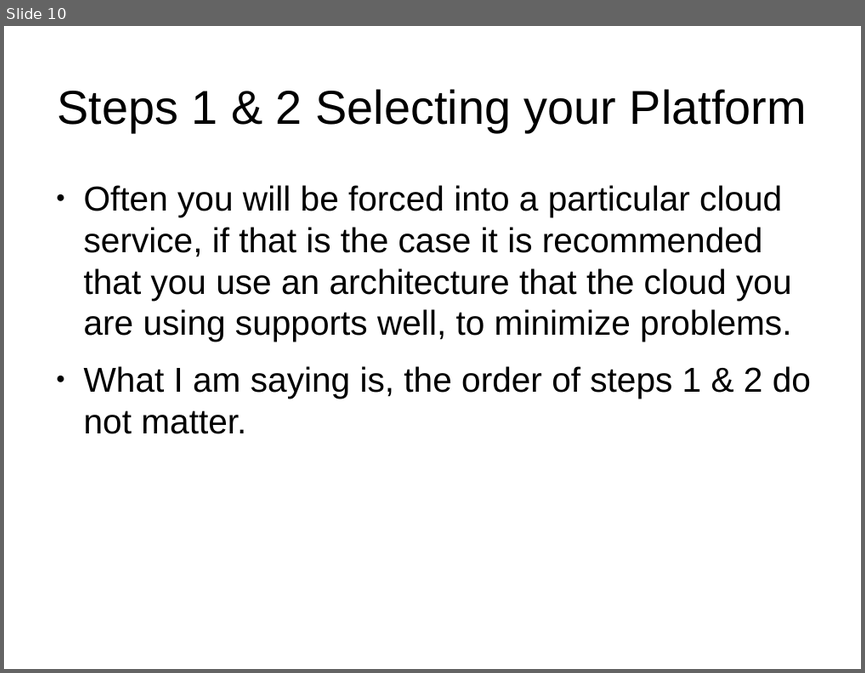
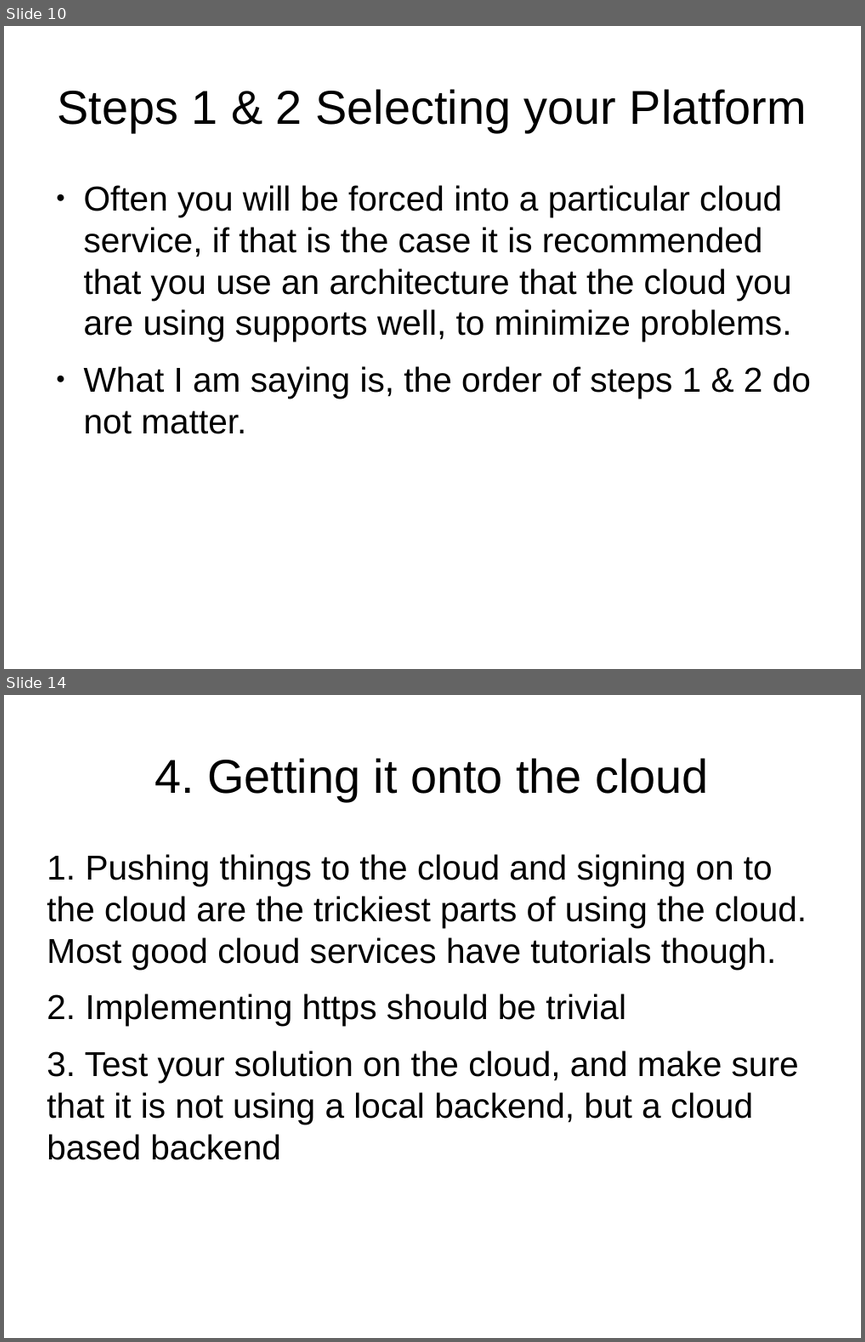
Before and after one commit to james-ehlmann/latech-iot-proof-of-concept, a slide deck: proof-of-concept/documentation/presentation_for_iot.odp. Shown one above the other, each under a label of ours: slide 10 before the commit, slides 10 and 14 after it; the slides between them are not shown. The pictures are 865x673 and 865x1342 pixels, drawn with LibreOffice and Linux fonts; fonts in the diff are those of the drawing. Boxes give left, top, right and bottom in pixels: in the first picture for what was removed or moved away, otherwise in the second. Text is boxed around its words. In the diff, an @@ line names an element or a change of style, - is before the commit and + after.

```diff
--- a/proof-of-concept/documentation/presentation_for_iot.odp
+++ b/proof-of-concept/documentation/presentation_for_iot.odp
@@ slide 14 added at bbox=[4, 695, 861, 1338], background #FFFFFF @@
@@ title added at bbox=[154, 758, 709, 801], 44 pt, text #000000 @@
+4. Getting it onto the cloud
@@ text added at bbox=[46, 854, 806, 1160], 32 pt, text #000000 @@
+1. Pushing things to the cloud and signing on to the cloud are the trickiest parts of using the cloud. Most good cloud services have tutorials though.
+2. Implementing https should be trivial
+3. Test your solution on the cloud, and make sure that it is not using a local backend, but a cloud based backend
```
Also in this commit, not shown: 3 slides changed, 2 other slides added, 1 other file.
